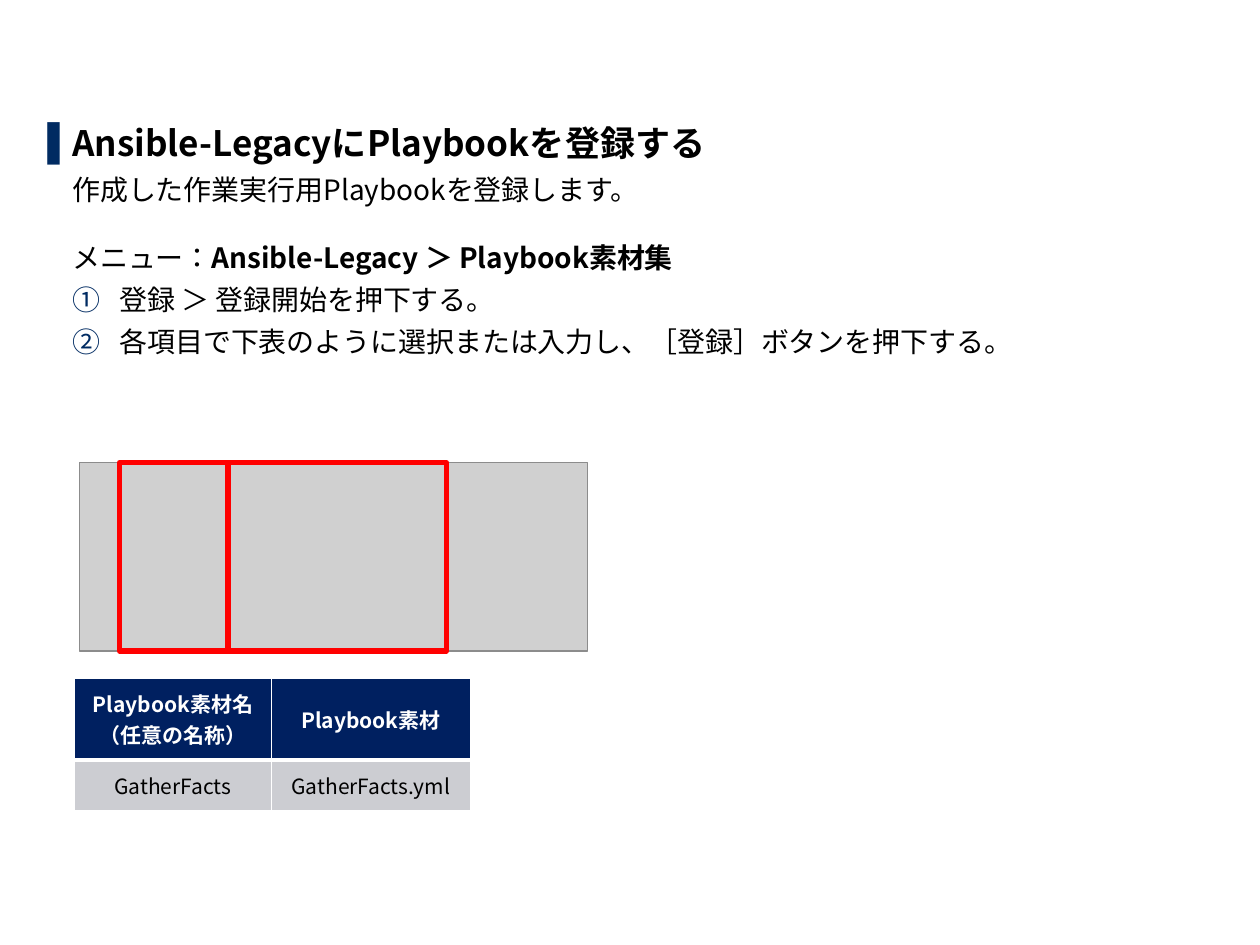
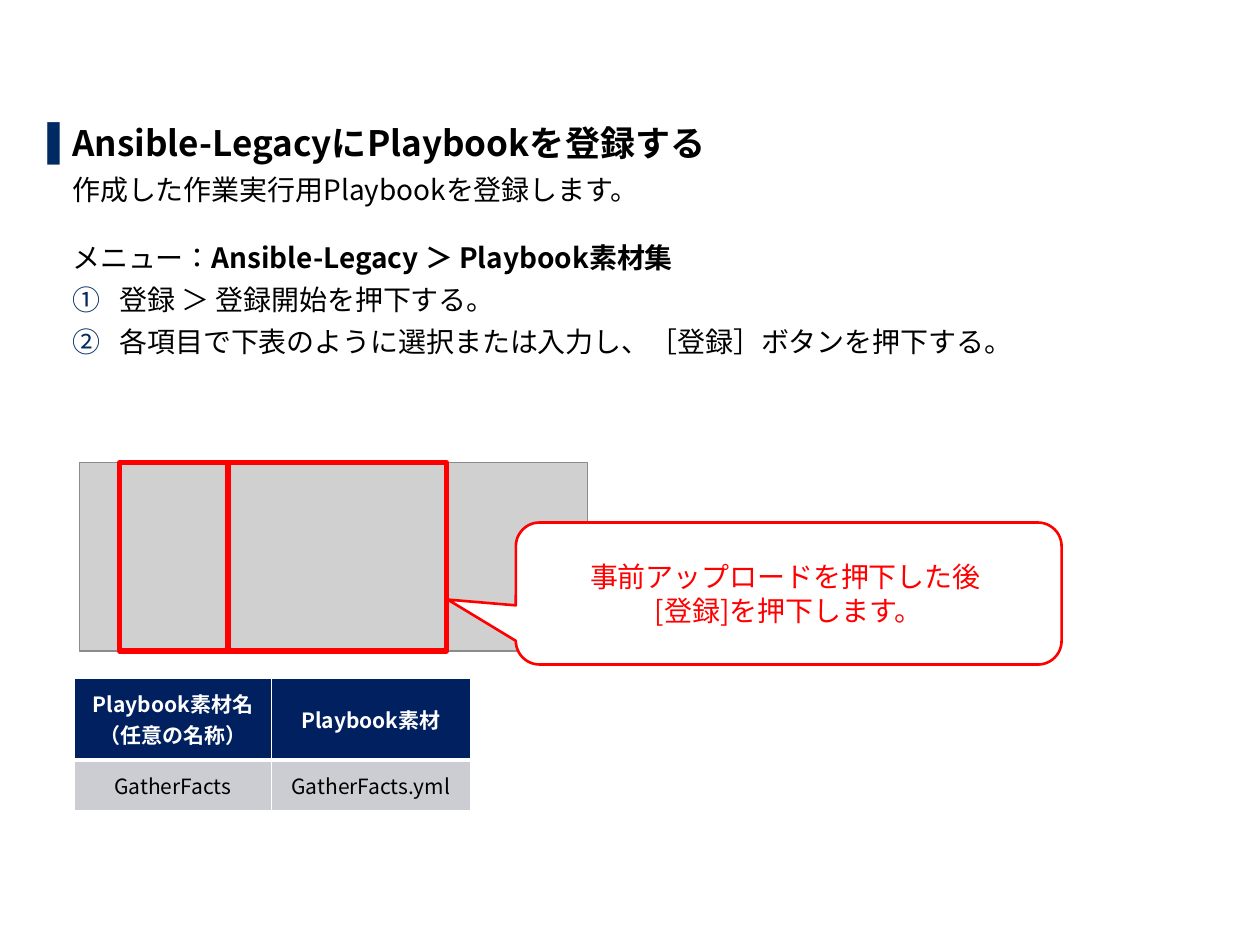
Before and after one commit to exastro-suite/it-automation-docs, a slide deck: slide 15 of asset/Learn_ja/ITA-collect-compare_practice_ja.pptx. Drawn at 1260x945 pixels with LibreOffice and Linux fonts; fonts in the diff are those of the drawing; grey boxes stand for pictures; background and template pictures are left out. Boxes give left, top, right and bottom in pixels: in the first picture for what was removed or moved away, otherwise in the second. Text is boxed around its words. In the diff, an @@ line names an element or a change of style, - is before the commit and + after.

```diff
--- a/asset/Learn_ja/ITA-collect-compare_practice_ja.pptx
+++ b/asset/Learn_ja/ITA-collect-compare_practice_ja.pptx
@@ rounded speech box added at bbox=[515, 523, 1061, 665], fill #FFFFFF, outline #FF0000 1.5 pt, 16 pt, text #FF0000 @@
+事前アップロードを押下した後
+[登録]を押下します。
```
Also in this commit, not shown: 11 other slides changed, 3 other files.
